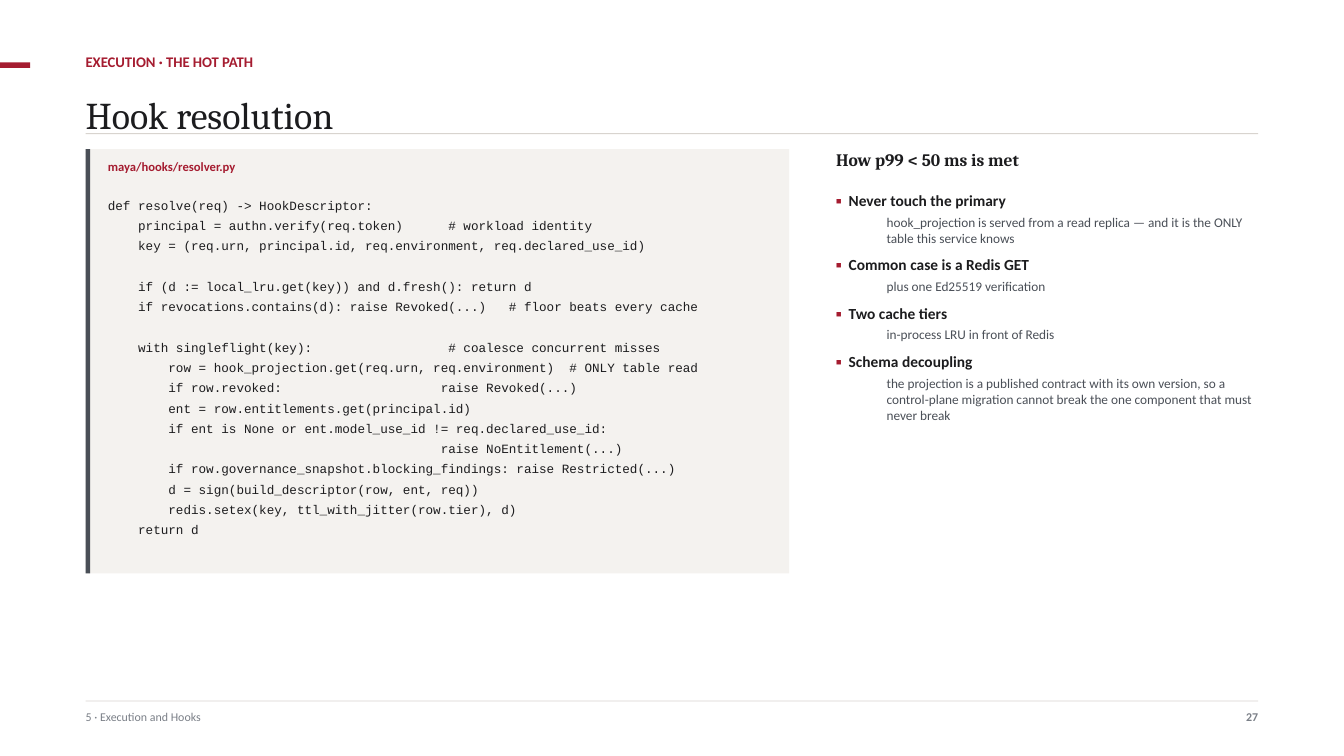
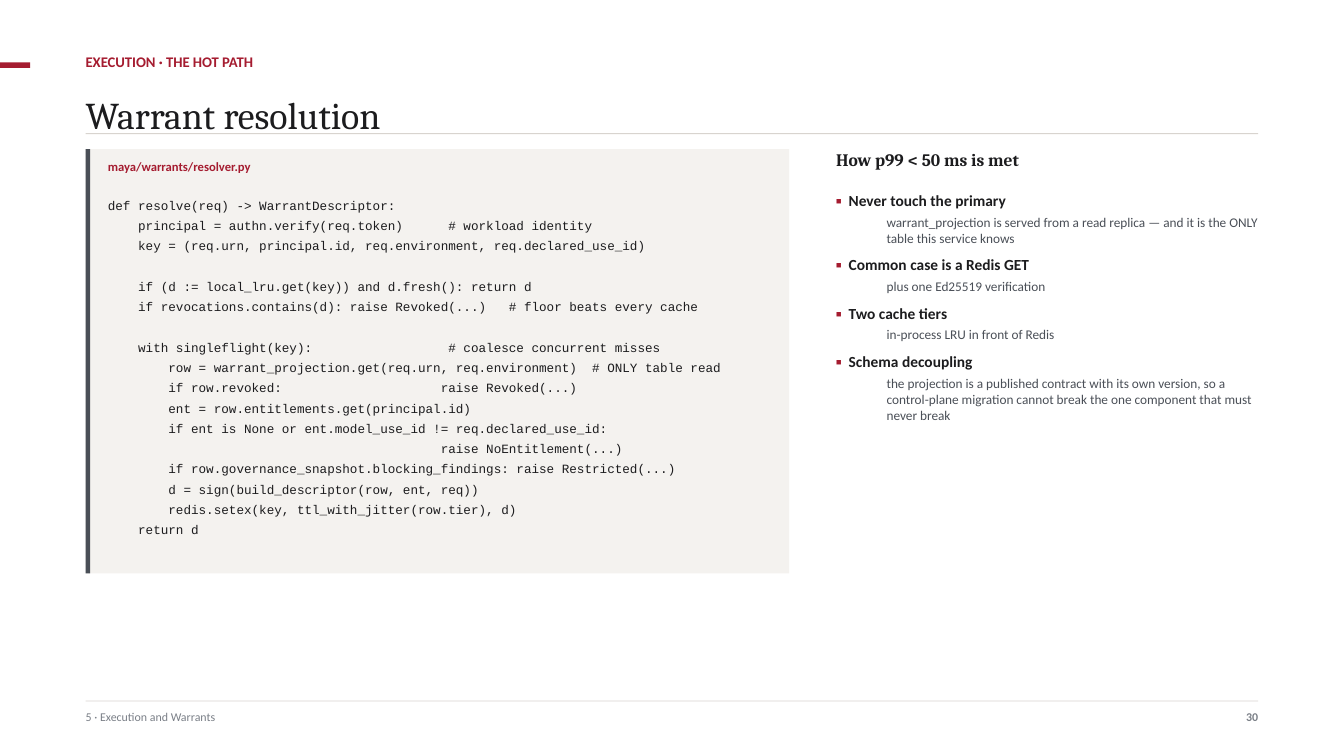
Before and after one commit to ajsinha/maya, a slide deck: slide 31 of docs/MAYA-System-Design.pptx (slide 28 before the commit). Drawn at 1344x756 pixels with LibreOffice and Linux fonts; fonts in the diff are those of the drawing. Boxes give left, top, right and bottom in pixels: in the first picture for what was removed or moved away, otherwise in the second. Text is boxed around its words. In the diff, an @@ line names an element or a change of style, - is before the commit and + after.

```diff
--- a/docs/MAYA-System-Design.pptx
+++ b/docs/MAYA-System-Design.pptx
@@ text at bbox=[86, 102, 381, 134]: text changed @@
-Hook resolution
+Warrant resolution
@@ text at bbox=[108, 162, 251, 173]: text changed @@
-maya/hooks/resolver.py
+maya/warrants/resolver.py
@@ text at bbox=[108, 201, 395, 213]: text changed @@
-def resolve(req) -> HookDescriptor:
+def resolve(req) -> WarrantDescriptor:
@@ text at bbox=[887, 218, 1257, 243]: text changed @@
-  hook_projection is served from a read replica — and it is the ONLY table this service knows
+  warrant_projection is served from a read replica — and it is the ONLY table this service knows
@@ text at bbox=[168, 363, 720, 375]: text changed @@
-row = hook_projection.get(req.urn, req.environment) # ONLY table read
+row = warrant_projection.get(req.urn, req.environment) # ONLY table read
@@ text at bbox=[86, 713, 215, 721]: text changed @@
-5 · Execution and Hooks
+5 · Execution and Warrants
@@ text at bbox=[1246, 713, 1258, 721]: text changed @@
-27
+30
```
Also in this commit, not shown: 25 other slides changed, 3 slides added, 2 other files.
